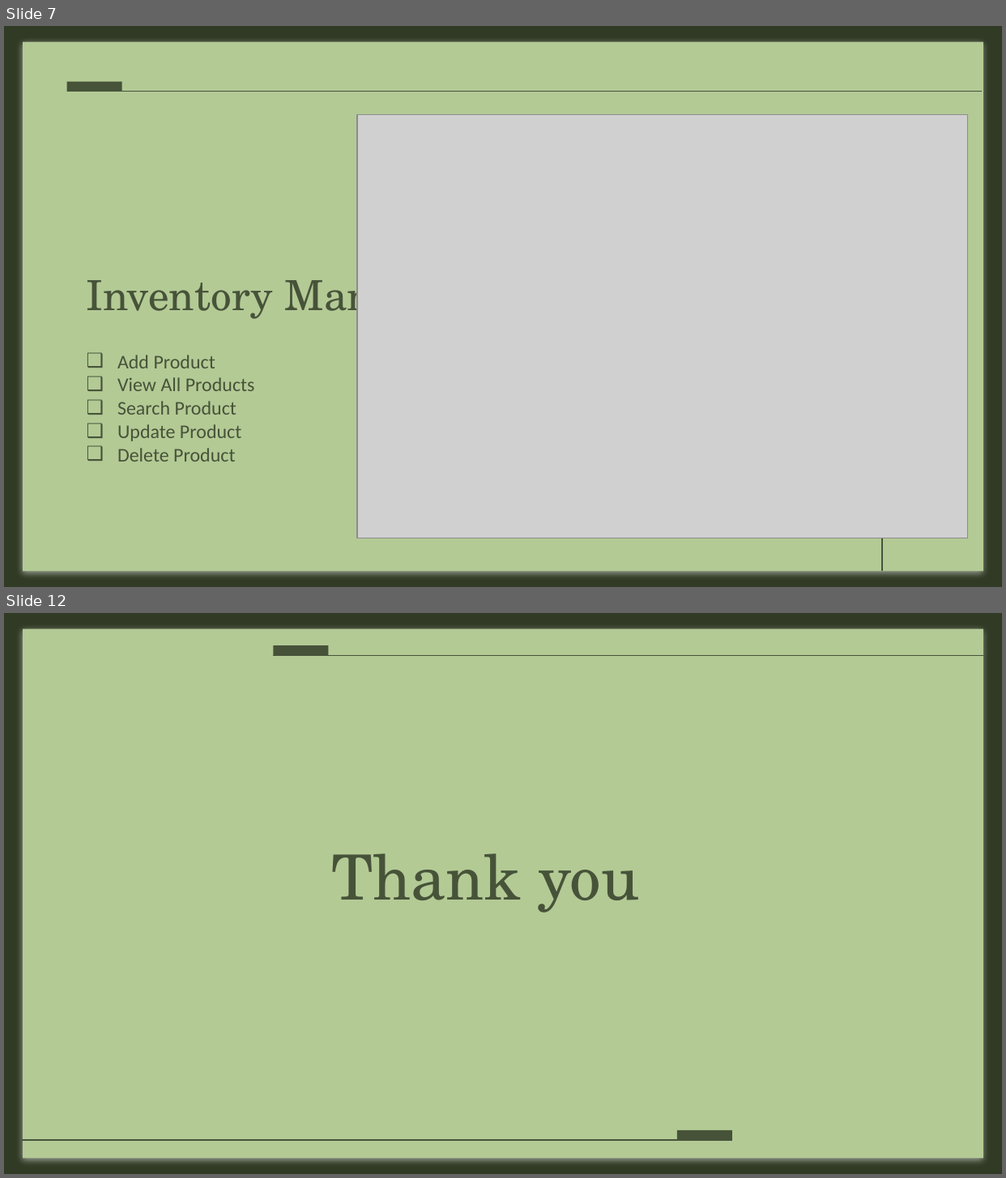
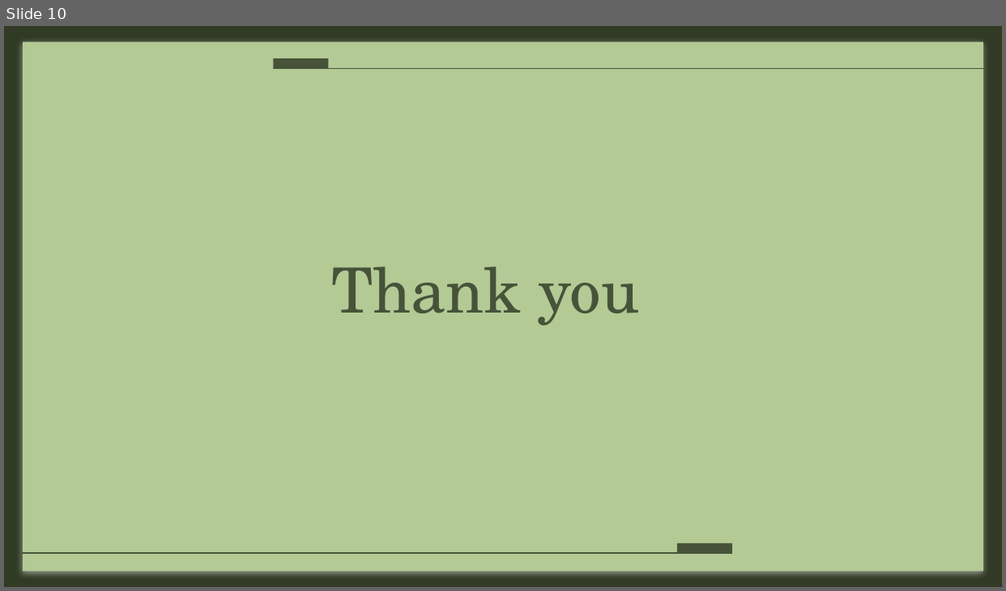
Before and after one commit to azharanowar/fathers-bank-cpp, a slide deck: Presentation.pptx. Shown one above the other, each under a label of ours: slides 7 and 12 before the commit, slide 10 after it; the slides between them are not shown. The pictures are 1006x1178 and 1006x591 pixels, drawn with LibreOffice and Linux fonts; fonts in the diff are those of the drawing; grey boxes stand for pictures. Boxes give left, top, right and bottom in pixels: in the first picture for what was removed or moved away, otherwise in the second. Text is boxed around its words. In the diff, an @@ line names an element or a change of style, - is before the commit and + after.

```diff
--- a/Presentation.pptx
+++ b/Presentation.pptx
@@ slide 7 removed at <box>4,26,1002,587</box>, background #303A24; not listed: 1 template element that a slide beside it also shows @@
@@ line removed from (982, 92) to (67, 92) @@
@@ rectangle removed at <box>67,82,121,92</box> @@
@@ picture removed at <box>357,115,968,539</box> @@
@@ line removed from (882, 195) to (882, 571) @@
@@ title removed at <box>87,269,538,322</box> @@
-Inventory Management
@@ subtitle removed at <box>117,355,255,462</box> @@
-❑ Add Product
-❑ View All Products
-❑ Search Product
-❑ Update Product
-❑ Delete Product
@@ what was slide 12 is now slide 10 @@
```
Also in this commit, not shown: 4 slides changed, 5 slides added, 6 other slides removed.
